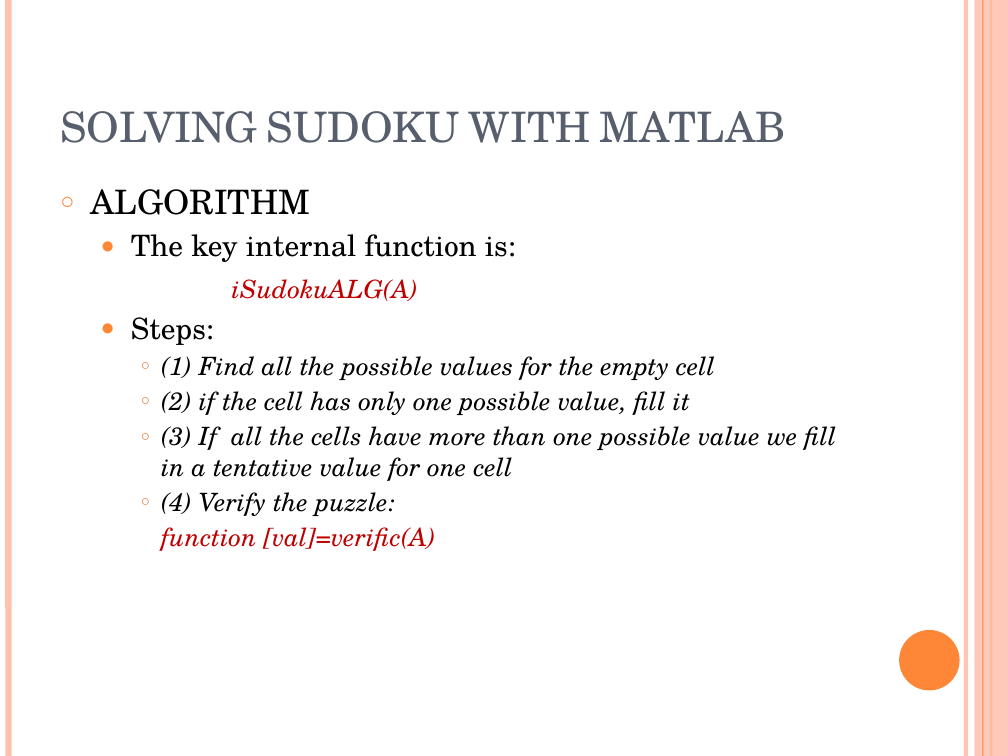
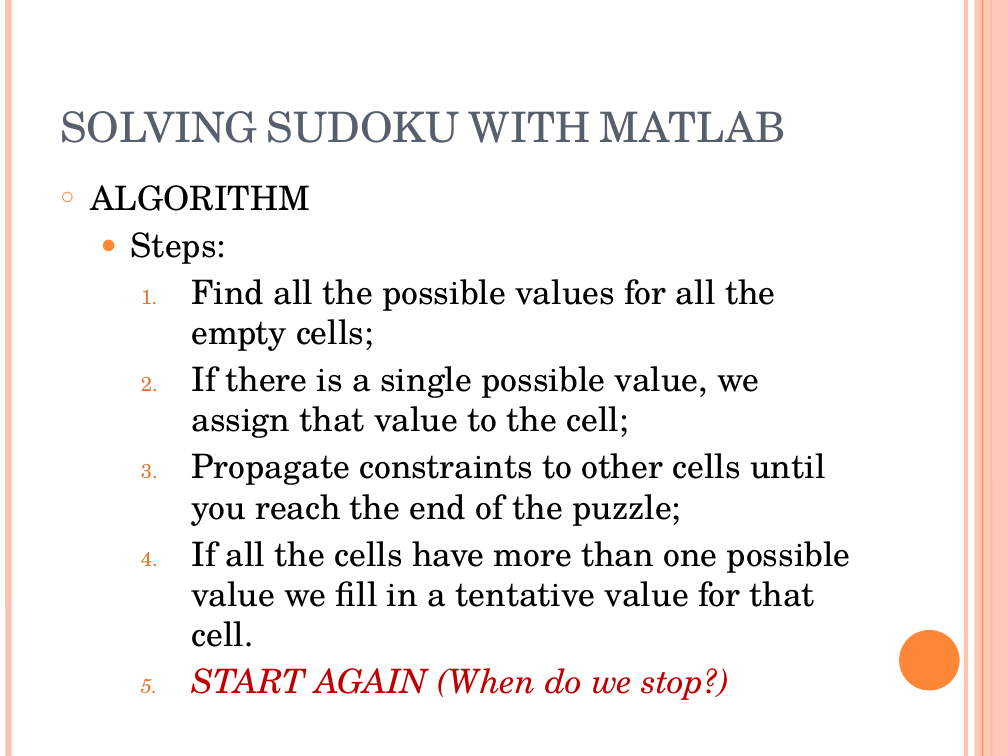
Before and after one commit to VivekVeeri/i-sudoku-matlab, a slide deck: slide 3 of doc/SOLVING SUDOKU WITH MATLAB.pptx (slide 12 before the commit). Drawn at 1008x756 pixels with LibreOffice and Linux fonts; fonts in the diff are those of the drawing. Boxes give left, top, right and bottom in pixels: in the first picture for what was removed or moved away, otherwise in the second. Text is boxed around its words. In the diff, an @@ line names an element or a change of style, - is before the commit and + after.

```diff
--- a/doc/SOLVING SUDOKU WITH MATLAB.pptx
+++ b/doc/SOLVING SUDOKU WITH MATLAB.pptx
@@ text at (131, 234, 516, 301): paragraphs removed @@
-  ● The key internal function is:
-  iSudokuALG(A)
@@ text at (131, 232, 226, 264): size 21 to 24 pt in "Steps:" @@
@@ text at (191, 279, 851, 700): text changed; size 18 to 24 pt; italic off @@
-    ○ (1) Find all the possible values for the empty cell
-    ○ (2) if the cell has only one possible value, fill it
-    ○ (3) If all the cells have more than one possible value we fill in a tentative value for one cell
-    ○ (4) Verify the puzzle:
-    function [val]=verific(A)
+    1. Find all the possible values for all the empty cells;
+    2. If there is a single possible value, we assign that value to the cell;
+    3. Propagate constraints to other cells until you reach the end of the puzzle;
+    4. If all the cells have more than one possible value we fill in a tentative value for that cell.
+    5. START AGAIN (When do we stop?)
```
Also in this commit, not shown: 1 other slide changed, 3 slides added, 19 slides removed.
